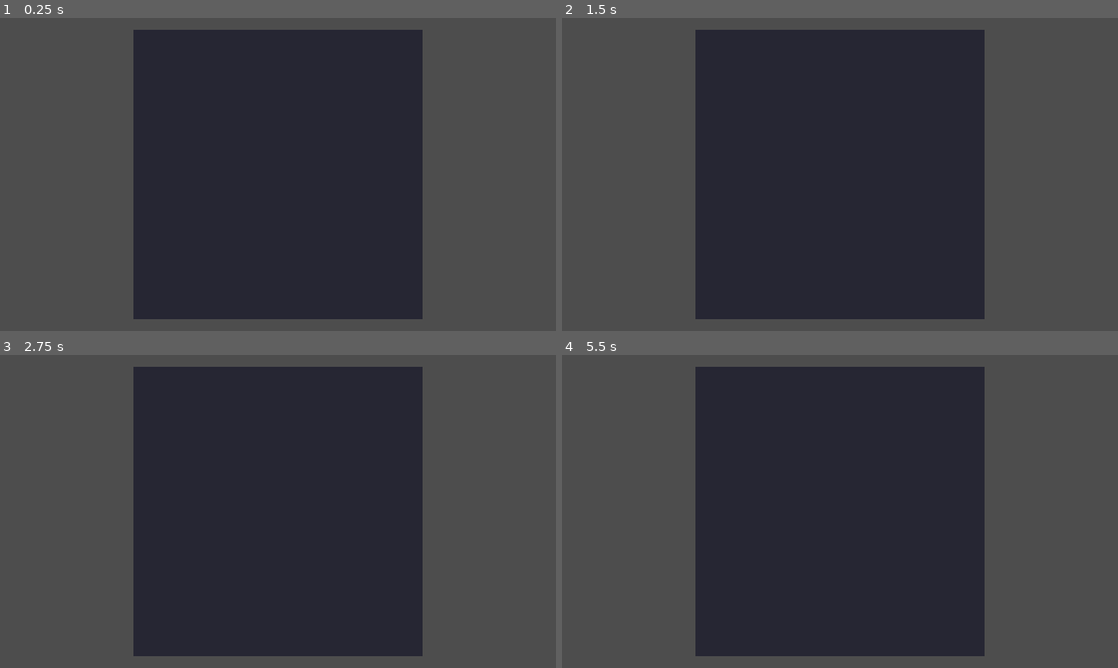
Above: before the commit, frames 1-4 (two rows, left to right).
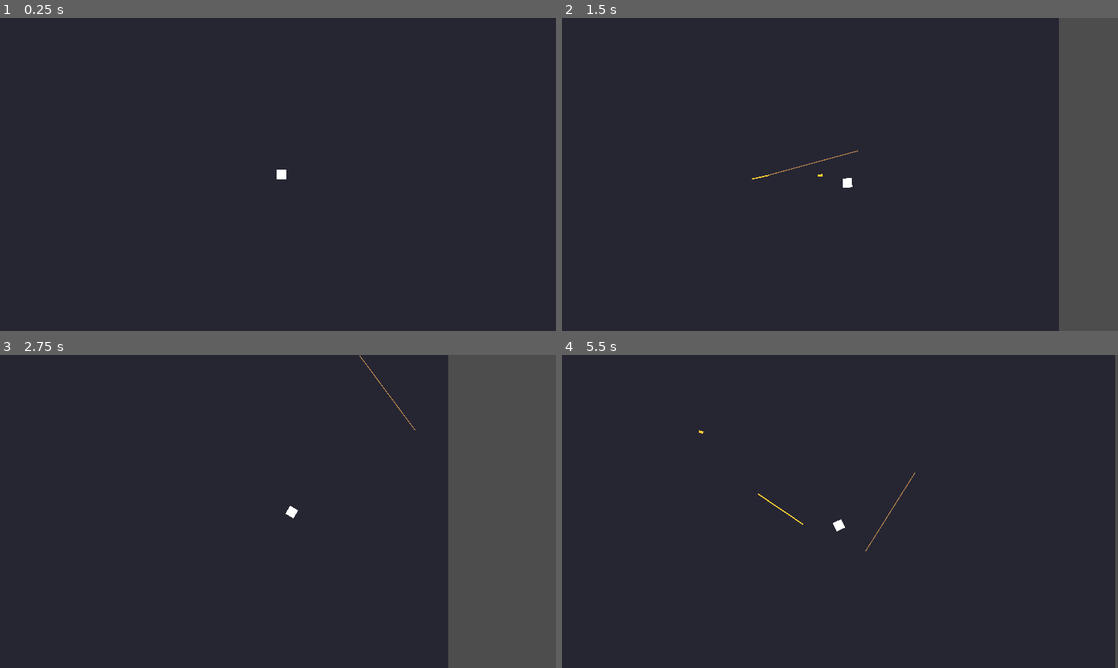
Above: after the commit, the same moments.

Repository: Ritchie997/scriptureborn
Game: Godot game, scene res://scenes/Main.tscn
The game is run twice, just before and just after one commit, with the same random seed, the same clock (stepped at 60 frames per second) and the same inputs.
Inputs (mouse positions are in pixels of both pictures, inside the frame that each line leads up to):
- Up to frame 1 (0.25 s): no input
- Up to frame 2 (1.5 s): move the mouse to (962, 158) at 0.52 s; hold Right (ui_right) 0.53-1.28 s; click (962, 158) at 0.6 s; move the mouse to (728, 190) at 1.27 s; hold Down (ui_down) from 1.28 s (still down); right-click (728, 190) at 1.35 s
- Up to frame 3 (2.75 s): move the mouse to (333, 442) at 2.02 s; release Down (ui_down) at 2.03 s; hold Right (ui_right) from 2.03 s (still down); click (333, 442) at 2.1 s
- Up to frame 4 (5.5 s): move the mouse to (812, 574) at 2.77 s; release Right (ui_right) at 2.78 s; hold Up (ui_up) 2.78-3.53 s; right-click (812, 574) at 2.85 s; move the mouse to (1006, 558) at 3.52 s; hold Left (ui_left) 3.53-5.03 s; click (1006, 558) at 3.6 s; move the mouse to (673, 464) at 4.27 s; right-click (673, 464) at 4.35 s; move the mouse to (867, 511) at 5.02 s; hold Down (ui_down) from 5.03 s (still down); click (867, 511) at 5.1 s

The runs differ from the first frame. In frame 1, 52% of the frame differs, in the area x 0-100%, y 0-100%; in frame 2, 41%; in frame 3, 33%; in frame 4, 52%.
Error after the commit: Invalid assignment of property or key 'linear_damping' with value of type 'float' on a base object of type 'RigidBody2D'. (res://scripts/GrapplingHook.gd:69)

Commit message:
update branch

Diff:
--- a/Scriptureborn/scenes/Main.tscn
+++ b/Scriptureborn/scenes/Main.tscn
@@ -1,11 +1,13 @@
 ; GDScript File Format v1 - Godot 4.x
 ; Scene: Main.tscn
+; Scriptureborn - Главная сцена с ареной и игроком
 
 [gd_scene load_steps=5 format=3 uid="uid://main123"]
 
 [ext_resource type="Script" path="res://scripts/Main.gd" id="1_main"]
 [ext_resource type="PackedScene" path="res://scenes/Player.tscn" id="2_player"]
-[ext_resource type="Script" path="res://scripts/ProjectileManager.gd" id="3_projman"]
+[ext_resource type="PackedScene" path="res://scenes/Projectile.tscn" id="3_projectile"]
+[ext_resource type="Script" path="res://scripts/ProjectileManager.gd" id="4_projman"]
 
 [node name="Main" type="Node2D"]
 script = ExtResource("1_main")
@@ -14,10 +16,10 @@
 zoom = Vector2(1, 1)
 
 [node name="Background" type="ColorRect" parent="."]
-offset_left = -500.0
-offset_top = -500.0
-offset_right = 500.0
-offset_bottom = 500.0
+offset_left = -1000.0
+offset_top = -1000.0
+offset_right = 1000.0
+offset_bottom = 1000.0
 color = Color(0.15, 0.15, 0.2, 1)
 
 [node name="Walls" type="Node2D" parent="."]
@@ -28,4 +30,5 @@
 position = Vector2(0, 0)
 
 [node name="ProjectileManager" type="Node2D" parent="."]
-script = ExtResource("3_projman")
+projectile_scene = ExtResource("3_projectile")
+script = ExtResource("4_projman")
--- a/Scriptureborn/scenes/Player.tscn
+++ b/Scriptureborn/scenes/Player.tscn
@@ -1,9 +1,17 @@
 ; GDScript File Format v1 - Godot 4.x
 ; Scene: Player.tscn
+; Scriptureborn - Player Scene with Grappling Hook System
 
-[gd_scene load_steps=3 format=3 uid="uid://player123"]
+[gd_scene load_steps=4 format=3 uid="uid://player123"]
 
 [ext_resource type="Script" path="res://scripts/Player.gd" id="1_player"]
+[ext_resource type="Script" path="res://scripts/GrapplingHook.gd" id="2_hook"]
+
+[sub_resource type="CircleShape2D" id="CircleShape2D_player"]
+radius = 16.0
+
+[sub_resource type="CircleShape2D" id="CircleShape2D_hook"]
+radius = 5.0
 
 [node name="Player" type="CharacterBody2D"]
 collision_layer = 1
@@ -20,13 +28,18 @@
 offset_bottom = 16.0
 
 [node name="GrapplingHook" type="Node2D" parent="."]
+script = ExtResource("2_hook")
 
-[node name="HookHead" type="RigidBody2D" parent="GrapplingHook"]
-collision_layer = 3
+[node name="HookHead" type="Area2D" parent="GrapplingHook"]
+collision_layer = 4
 collision_mask = 2
 
 [node name="CollisionShape2D" type="CollisionShape2D" parent="GrapplingHook/HookHead"]
 shape = SubResource("CircleShape2D_hook")
+
+[node name="Visual" type="Sprite2D" parent="GrapplingHook/HookHead"]
+scale = Vector2(0.5, 0.5)
+modulate = Color(0.8, 0.3, 0.1, 1)
 
 [node name="RopeVisual" type="Line2D" parent="GrapplingHook"]
 width = 3.0
@@ -34,9 +47,3 @@
 
 [node name="WeaponSpawn" type="Marker2D" parent="."]
 position = Vector2(20, 0)
-
-[sub_resource type="CircleShape2D" id="CircleShape2D_player"]
-radius = 16.0
-
-[sub_resource type="CircleShape2D" id="CircleShape2D_hook"]
-radius = 5.0
--- a/Scriptureborn/scripts/GrapplingHook.gd
+++ b/Scriptureborn/scripts/GrapplingHook.gd
@@ -15,7 +15,7 @@
 @export var segment_mass: float = 0.1
 
 @export_group("References")
-@onready var hook_head: RigidBody2D = $HookHead
+@onready var hook_head: Area2D = $HookHead
 @onready var rope_visual: Line2D = $RopeVisual
 
 # Состояния крюка
@@ -32,6 +32,9 @@
 var fire_direction: Vector2 = Vector2.RIGHT
 var player_reference: CharacterBody2D
 
+# Кинематика головы крюка
+var hook_velocity: Vector2 = Vector2.ZERO
+
 # Сигналы
 signal hook_attached()
 signal hook_detached()
@@ -48,9 +51,13 @@
 	# Настройка визуала веревки
 	_setup_rope_visual()
 
+	# Подключение сигнала столкновения для Area2D
+	if hook_head:
+		hook_head.body_entered.connect(_on_hook_head_body_entered)
+
 	# Начальное скрытие крюка
 	hook_head.visible = false
-	hook_head.set_physics_process(false)
+	hook_head.set_process(false)
 
 
 func _initialize_rope() -> void:
@@ -85,17 +92,11 @@
 
 
 func _setup_hook_head() -> void:
-	# Настройка головы крюка для броска
-	hook_head.collision_layer = 3
+	# Настройка головы крюка для броска (Area2D не требует дополнительных настроек физики)
+	hook_head.collision_layer = 4
 	hook_head.collision_mask = 2
-	hook_head.linear_damping = 1.0
-	hook_head.angular_damping = 2.0
-
-	# Подключение сигнала столкновения
-	var collision_shape: CollisionShape2D = hook_head.get_node("CollisionShape2D")
-	if collision_shape:
-		# Используем body_entered сигнал от Area2D если есть
-		pass
+
+	# Подключение сигнала столкновения уже выполнено в _ready()
 
 
 func _create_spring_joint(segment_a: RigidBody2D, segment_b: RigidBody2D) -> void:
@@ -134,14 +135,14 @@
 
 
 func _update_firing(delta: float) -> void:
-	# Движение крюка вперед
-	if hook_head:
-		hook_head.linear_velocity = fire_direction * hook_speed
-
-		# Проверка расстояния
-		var distance_from_player: float = hook_head.global_position.distance_to(player_reference.global_position)
-		if distance_from_player >= max_hook_distance:
-			_start_retraction()
+	# Движение крюка вперед с использованием кинематики
+	hook_velocity = fire_direction * hook_speed
+	hook_head.position += hook_velocity * delta
+
+	# Проверка расстояния
+	var distance_from_player: float = hook_head.global_position.distance_to(player_reference.global_position)
+	if distance_from_player >= max_hook_distance:
+		_start_retraction()
 
 
 func _update_attached(delta: float) -> void:
@@ -162,14 +163,14 @@
 
 func _update_retracting(delta: float) -> void:
 	# Возврат крюка к игроку
-	if hook_head:
-		var direction_to_player: Vector2 = (player_reference.global_position - hook_head.global_position).normalized()
-		hook_head.linear_velocity = direction_to_player * retraction_speed
-
-		# Проверка достижения игрока
-		var distance_to_player: float = hook_head.global_position.distance_to(player_reference.global_position)
-		if distance_to_player < 20.0:
-			_reset_hook()
+	var direction_to_player: Vector2 = (player_reference.global_position - hook_head.global_position).normalized()
+	hook_velocity = direction_to_player * retraction_speed
+	hook_head.position += hook_velocity * delta
+
+	# Проверка достижения игрока
+	var distance_to_player: float = hook_head.global_position.distance_to(player_reference.global_position)
+	if distance_to_player < 20.0:
+		_reset_hook()
 
 
 func _update_rope_visual() -> void:
@@ -201,8 +202,8 @@
 	# Телепортация головы крюка к игроку
 	hook_head.global_position = start_position
 	hook_head.visible = true
-	hook_head.set_physics_process(true)
-	hook_head.linear_velocity = fire_direction * hook_speed
+	hook_head.set_process(true)
+	hook_velocity = fire_direction * hook_speed
 
 	# Сброс позиций сегментов
 	_reset_segments_positions(start_position)
@@ -240,10 +241,10 @@
 	# Полный сброс крюка в исходное состояние
 	current_state = HookState.IDLE
 	hook_head.visible = false
-	hook_head.set_physics_process(false)
-	hook_head.linear_velocity = Vector2.ZERO
-
-	# Скрытие сегментов рядом с игроком
+	hook_head.set_process(false)
+	hook_velocity = Vector2.ZERO
+
+	# Сброс позиций сегментов рядом с игроком
 	for segment in segments:
 		segment.linear_velocity = Vector2.ZERO
 		segment.angular_velocity = 0.0
Not shown, changed: .gitignore
Not shown, changed: Scriptureborn/docs/README.md
